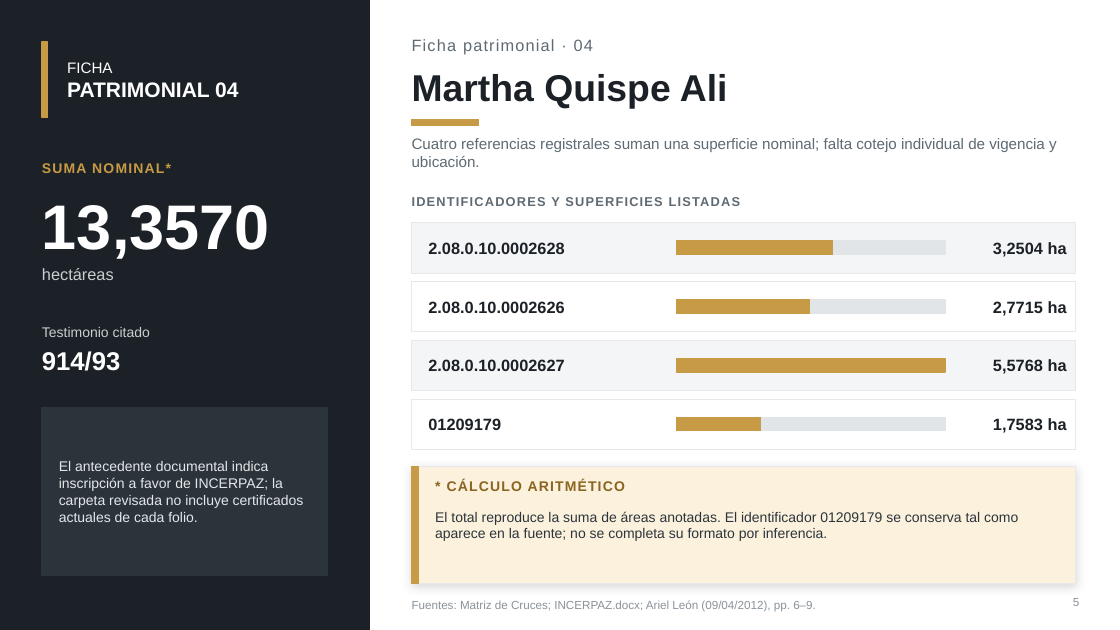
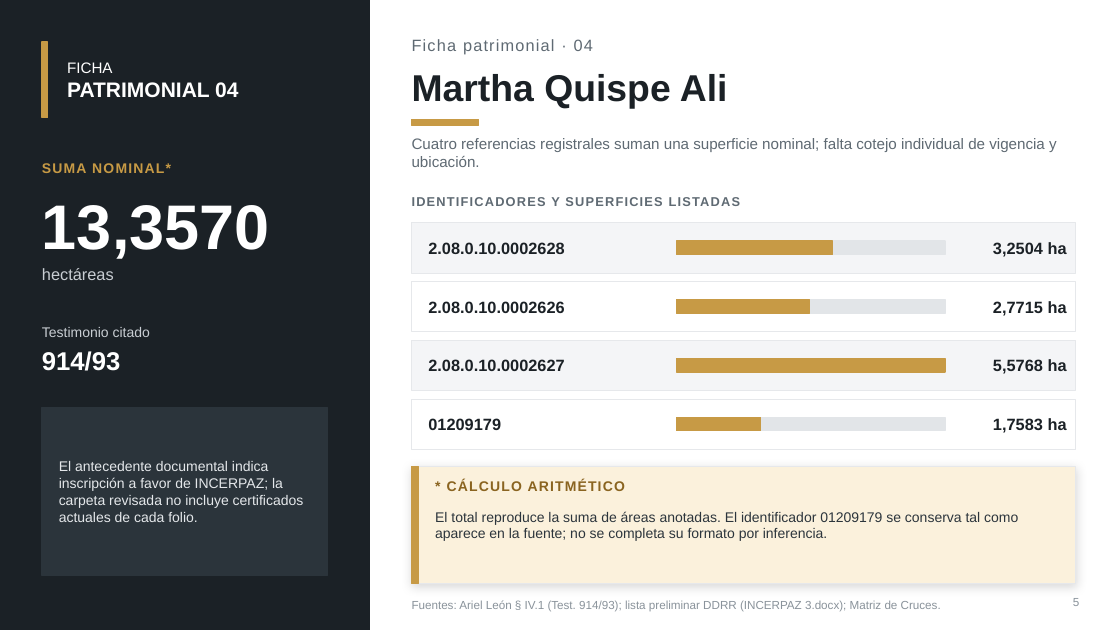
Before and after one commit to hugop1006-cpu/incerpaz-la-gran-obra, a slide deck: slide 5 of Informe_5_Casos_Patrimoniales_Viacha_2026_v2.pptx. Drawn at 1120x630 pixels with LibreOffice and Linux fonts; fonts in the diff are those of the drawing. Boxes give left, top, right and bottom in pixels: in the first picture for what was removed or moved away, otherwise in the second. Text is boxed around its words. In the diff, an @@ line names an element or a change of style, - is before the commit and + after.

```diff
--- a/Informe_5_Casos_Patrimoniales_Viacha_2026_v2.pptx
+++ b/Informe_5_Casos_Patrimoniales_Viacha_2026_v2.pptx
@@ text at [412,600,941,612]: text changed @@
-Fuentes: Matriz de Cruces; INCERPAZ.docx; Ariel León (09/04/2012), pp. 6–9.
+Fuentes: Ariel León § IV.1 (Test. 914/93); lista preliminar DDRR (INCERPAZ 3.docx); Matriz de Cruces.
```
Also in this commit, not shown: 7 other slides changed, 2 slides added.
